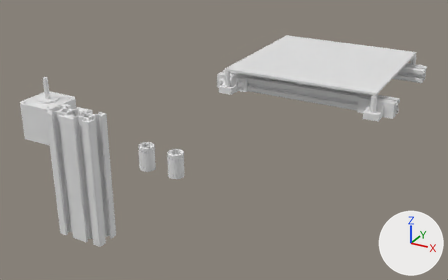
A saved change to the Blender file weirdcube.blend.
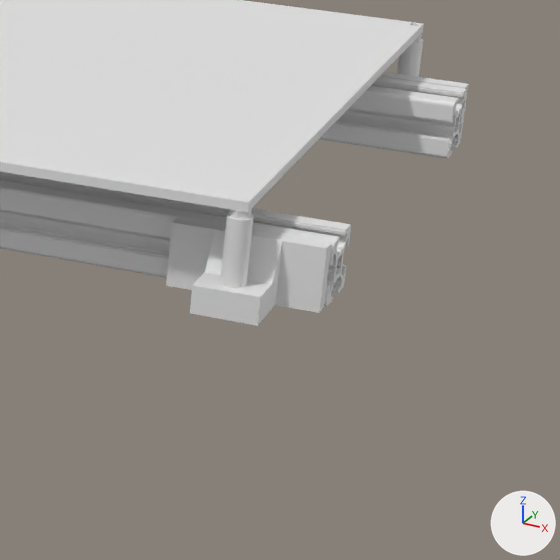
The first picture shows the older version from a camera (50 mm lens) standing at (294.0, -841.0, 259.0) and looking at (-29.0, -254.0, -34.0). The close-ups show both versions on the part from 71% to 100% of the width and 17% to 63% of the height of that picture; other places that the commit changed are outside them. The lights are fixed; the arrows at lower right show +X, +Y and +Z.

The older version as bpy lines, for what is in view:
```python
me_cube = bpy.data.meshes.new('Cube')
me_cube.from_pydata(...)  # 36 vertices, 27 faces; spans x 0.0..23.0, y -7.0..17.8, z -6.0..14.0
me_cube_002 = bpy.data.meshes.new('Cube.002')
me_cube_002.from_pydata(...)  # 392 vertices, 206 faces; spans x -214.0..0.0, y 0.0..214.0, z -34.0..3.0
me_plane_003 = bpy.data.meshes.new('Plane.003')
me_plane_003.from_pydata(...)  # 264 vertices, 140 faces; spans x -10.0..10.0, y -10.0..10.0, z 0.0..256.0
ob_20x20x100_n6 = bpy.data.objects.new('20x20x100_N6', me_plane_003)
ob_20x20x100_n6.parent = ob_mk3_heatbed
ob_20x20x100_n6.matrix_parent_inverse = Matrix(((1.0, 0.0, 0.0, -108.0), (0.0, 1.0, 0.0, 111.0), (0.0, 0.0, 1.0, 0.0), (0.0, 0.0, 0.0, 1.0)))
ob_20x20x100_n6.location = (-127.0, -81.75, -22.0)
ob_20x20x100_n6.rotation_euler = (0.0, 1.571, 0.0)  # degrees (0, 90, 0)
_m = ob_20x20x100_n6.modifiers.new('Array', 'ARRAY')
_m.use_constant_offset = True
_m.constant_offset_displace = (0.0, 155.5, 0.0)
_m.use_relative_offset = False
ob_cube = bpy.data.objects.new('Cube', me_cube)
ob_cube.parent = ob_mk3_heatbed
ob_cube.matrix_parent_inverse = Matrix(((1.0, 0.0, 0.0, -108.0), (0.0, 1.0, 0.0, 111.0), (0.0, 0.0, 1.0, 0.0), (0.0, 0.0, 0.0, 1.0)))
ob_cube.location = (-103.2, -108.2, -26.0)
_m = ob_cube.modifiers.new('Mirror', 'MIRROR')
_m.use_clip = True
_m = ob_cube.modifiers.new('Mirror.001', 'MIRROR')
_m.use_axis = (True, True, False)
_m.mirror_object = ob_heatbed_center
ob_mk3_heatbed = bpy.data.objects.new('mk3_heatbed', me_cube_002)
ob_mk3_heatbed.parent = ob_heatbed_center
ob_mk3_heatbed.matrix_parent_inverse = Matrix(((1.0, 0.0, 0.0, -1.0), (0.0, 1.0, 0.0, 4.0), (0.0, 0.0, 1.0, -3.0), (0.0, 0.0, 0.0, 1.0)))
ob_mk3_heatbed.location = (108.0, -111.0, 0.0)
# also in view: 'spring' at (1.0, -4.0, -13.0)
```
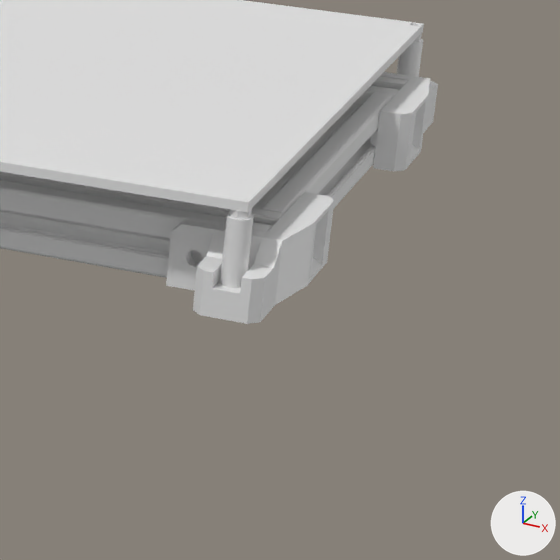
ob_m3_cutout is not drawn itself; it is used by a modifier of ob_spring_base.

Boxes (x1, y1, x2, y2) around the edits, measured in the close-ups (560 x 560 px):
'20x20x100_N6', mesh rescaled, moved: before (0, 77, 467, 306); after (0, 77, 408, 278)
'spring_base', added: after (166, 72, 438, 324)
'Cube', deleted: before (166, 72, 468, 326)
'20x20x100_N6.001', added: after (252, 92, 393, 214)

The change, as a diff of the scene's bpy script:
```diff
--- a/weirdcube.blend.py
+++ b/weirdcube.blend.py
@@ me_plane_003 @@
 me_plane_003.from_pydata(...)  # 264 vertices, 140 faces; spans x -10.0..10.0, y -10.0..10.0, z 0.0..256.0
 # used by ob_20x20x100_n6; parent = ob_mk3_heatbed; location = (-127.0, -81.75, -22.0); rotation_euler = (0.0, 1.571, 0.0), in degrees (0, 90, 0)
+# me_plane_003 part 1: the whole mesh is scaled about the mesh origin by (1, 1, 0.844)
@@ ob_20x20x100_n6 @@
 ob_20x20x100_n6.matrix_parent_inverse = Matrix(((1.0, 0.0, 0.0, -108.0), (0.0, 1.0, 0.0, 111.0), (0.0, 0.0, 1.0, 0.0), (0.0, 0.0, 0.0, 1.0)))
-ob_20x20x100_n6.location = (-127.0, -81.75, -22.0)
+ob_20x20x100_n6.location = (-107.0, -81.75, -22.0)
 ob_20x20x100_n6.rotation_euler = (0.0, 1.571, 0.0)  # degrees (0, 90, 0)
@@ ob_cube @@
-ob_cube = bpy.data.objects.new('Cube', me_cube)
@@ ob_screw_m5x10 @@
 ob_screw_m5x10 = bpy.data.objects.new('screw_m5x10', me_cylinder_003)
-ob_screw_m5x10.parent = ob_cube
 ob_screw_m5x10.matrix_parent_inverse = Matrix(((1.0, 0.0, 0.0, 103.2), (0.0, 1.0, 0.0, 108.2), (0.0, 0.0, 1.0, 26.0), (0.0, 0.0, 0.0, 1.0)))
@@ ob_screw_m5x10 @@
 _m = ob_screw_m5x10.modifiers.new('Mirror', 'MIRROR')
-_m.mirror_object = ob_cube
@@ ob_m3_cutout @@
+ob_m3_cutout = bpy.data.objects.new('m3_cutout', me_cylinder_006)  # 64 vertices, 34 faces; spans x -1.8..1.8, y -1.8..1.8, z -10.5..10.5
+ob_m3_cutout.parent = ob_spring_base
+ob_m3_cutout.location = (-103.2, -108.2, -25.5)
@@ ob_spring_base @@
+ob_spring_base = bpy.data.objects.new('spring_base', me_cube_1)  # 224 vertices, 219 faces; spans x -14.0..23.0, y -7.0..57.5, z -6.0..14.0; modifiers BOOLEAN, BOOLEAN, BOOLEAN, MIRROR
+ob_spring_base.parent = ob_mk3_heatbed
+ob_spring_base.location = (-103.2, -108.2, -26.0)
@@ ob_screw_m5x10_tolerance_cutout @@
+ob_screw_m5x10_tolerance_cutout = bpy.data.objects.new('screw_m5x10_tolerance_cutout', me_cylinder_005)  # a 32-sided cylinder along z spanning x -2.6..2.6, y -2.6..2.6, z -10.0..0.0
+ob_screw_m5x10_tolerance_cutout.parent = ob_spring_base
+ob_screw_m5x10_tolerance_cutout.location = (-88.0, -98.8, -22.0)
+ob_screw_m5x10_tolerance_cutout.rotation_euler = (1.571, 0.0, 0.0)  # degrees (90, 0, 0)
@@ ob_screw_m5x10_tolerance_cutout_001 @@
+ob_screw_m5x10_tolerance_cutout_001 = bpy.data.objects.new('screw_m5x10_tolerance_cutout.001', me_cylinder_005.copy())
+ob_screw_m5x10_tolerance_cutout_001.parent = ob_spring_base
+ob_screw_m5x10_tolerance_cutout_001.location = (-112.3, -67.0, -22.0)
+ob_screw_m5x10_tolerance_cutout_001.rotation_euler = (1.571, 0.0, -1.571)  # degrees (90, 0, -90)
@@ ob_20x20x100_n6_001 @@
+ob_20x20x100_n6_001 = bpy.data.objects.new('20x20x100_N6.001', me_plane_005)  # 264 vertices, 140 faces; spans x -10.0..10.0, y -10.0..10.0, z -0.1..135.4; modifiers MIRROR
+ob_20x20x100_n6_001.parent = ob_mk3_heatbed
+ob_20x20x100_n6_001.location = (-97.0, -71.7, -22.0)
+ob_20x20x100_n6_001.rotation_euler = (-1.571, 0.0, 0.0)  # degrees (-90, 0, 0)
```
